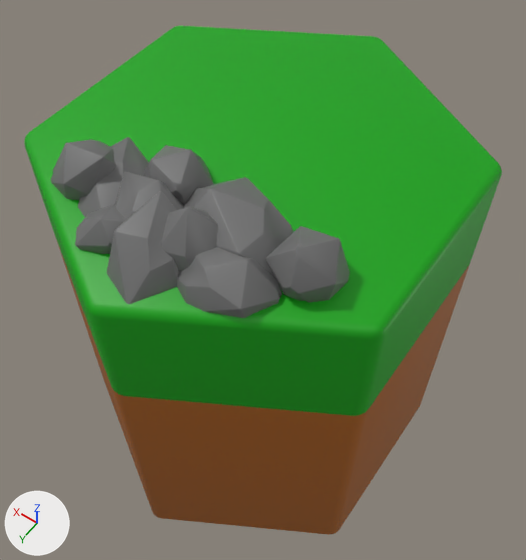
The FBX model Assets/Models/rockyTile.fbx, before and after one commit.
Rendered twice from a camera (50 mm lens) standing at (-1.33, 1.832, 3.023) and looking at (-0.033, 0.016, 0.169). The lights are fixed; the arrows at lower left show +X, +Y and +Z. The older version comes first. Where no turn or scale is listed for an object, it has been applied to the vertices.
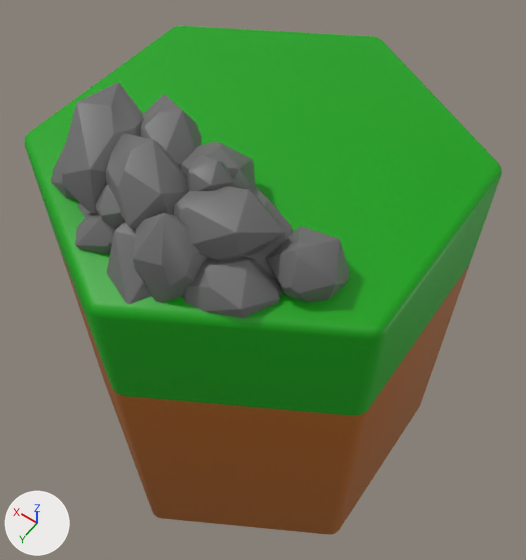
The change, as a diff of the scene's bpy script:
```diff
--- a/Assets/Models/rockyTile.fbx.py
+++ b/Assets/Models/rockyTile.fbx.py
@@ me_icosphere_034 @@
+me_icosphere_034.from_pydata(...)  # 296 vertices, 298 faces; spans x -0.087..0.077, y -0.079..0.085, z -0.079..0.081
+me_icosphere_034.materials.append(mat_material_001)  # grey #6f6f6f
@@ me_icosphere_031 @@
+me_icosphere_031.from_pydata(...)  # 296 vertices, 298 faces; spans x -0.216..0.191, y -0.144..0.162, z -0.138..0.141
+me_icosphere_031.materials.append(mat_material_001)  # grey #6f6f6f
@@ me_icosphere_033 @@
+me_icosphere_033.from_pydata(...)  # 296 vertices, 298 faces; spans x -0.134..0.137, y -0.166..0.167, z -0.164..0.177
+me_icosphere_033.materials.append(mat_material_001)  # grey #6f6f6f
@@ me_icosphere_028 @@
+me_icosphere_028.from_pydata(...)  # 296 vertices, 298 faces; spans x -0.186..0.199, y -0.218..0.199, z -0.178..0.178
+me_icosphere_028.materials.append(mat_material_001)  # grey #6f6f6f
@@ me_icosphere_032 @@
+me_icosphere_032.from_pydata(...)  # 296 vertices, 298 faces; spans x -0.171..0.171, y -0.163..0.168, z -0.148..0.15
+me_icosphere_032.materials.append(mat_material_001)  # grey #6f6f6f
@@ me_icosphere_030 @@
+me_icosphere_030.from_pydata(...)  # 296 vertices, 298 faces; spans x -0.118..0.119, y -0.114..0.108, z -0.106..0.114
+me_icosphere_030.materials.append(mat_material_001)  # grey #6f6f6f
@@ me_icosphere_029 @@
+me_icosphere_029.from_pydata(...)  # 296 vertices, 298 faces; spans x -0.177..0.196, y -0.144..0.162, z -0.151..0.155
+me_icosphere_029.materials.append(mat_material_001)  # grey #6f6f6f
@@ ob_icosphere @@
 ob_icosphere = bpy.data.objects.new('Icosphere', me_icosphere_011)
-ob_icosphere.location = (-0.134, 0.591, 1.009)
+ob_icosphere.location = (-0.134, 0.704, 1.076)
 ob_icosphere.scale = (0.154, 0.154, 0.154)
@@ ob_icosphere_016 @@
+ob_icosphere_016 = bpy.data.objects.new('Icosphere.016', me_icosphere_034)
+ob_icosphere_016.location = (-0.131, 0.471, 1.272)
@@ ob_icosphere_013 @@
+ob_icosphere_013 = bpy.data.objects.new('Icosphere.013', me_icosphere_031)
+ob_icosphere_013.location = (-0.237, 0.547, 1.182)
@@ ob_icosphere_015 @@
+ob_icosphere_015 = bpy.data.objects.new('Icosphere.015', me_icosphere_033)
+ob_icosphere_015.location = (-0.055, 0.336, 1.114)
@@ ob_icosphere_010 @@
+ob_icosphere_010 = bpy.data.objects.new('Icosphere.010', me_icosphere_028)
+ob_icosphere_010.location = (0.302, 0.529, 1.211)
@@ ob_icosphere_014 @@
+ob_icosphere_014 = bpy.data.objects.new('Icosphere.014', me_icosphere_032)
+ob_icosphere_014.location = (0.14, 0.387, 1.194)
@@ ob_icosphere_012 @@
+ob_icosphere_012 = bpy.data.objects.new('Icosphere.012', me_icosphere_030)
+ob_icosphere_012.location = (0.144, 0.642, 1.129)
@@ ob_icosphere_011 @@
+ob_icosphere_011 = bpy.data.objects.new('Icosphere.011', me_icosphere_029)
+ob_icosphere_011.location = (0.053, 0.581, 1.218)
```

Pixel boxes [x1, y1, x2, y2] of what changed, in the pictures (526 x 560 px):
'Icosphere.010', added: after [60, 83, 144, 215]
'Icosphere.013', added: after [173, 186, 286, 261]
'Icosphere', moved: before [161, 207, 218, 272]; after [133, 213, 208, 303]
'Icosphere.011', added: after [105, 133, 189, 229]
'Icosphere.014', added: after [140, 94, 202, 168]
'Icosphere.015', added: after [181, 142, 255, 189]
'Icosphere.016', added: after [187, 156, 234, 191]
'Icosphere.012', added: after [96, 185, 125, 230]
'Icosphere.005', unchanged, covered by the edit: before [184, 177, 294, 278]; after [245, 184, 294, 278]
'Icosphere.002', unchanged, covered by the edit: before [107, 191, 179, 304]; after [107, 222, 151, 304]
'Icosphere.006', unchanged, covered by the edit: before [51, 140, 116, 200]; after [51, 143, 77, 200]
'Icosphere.008', unchanged, covered by the edit: before [145, 145, 214, 205]
